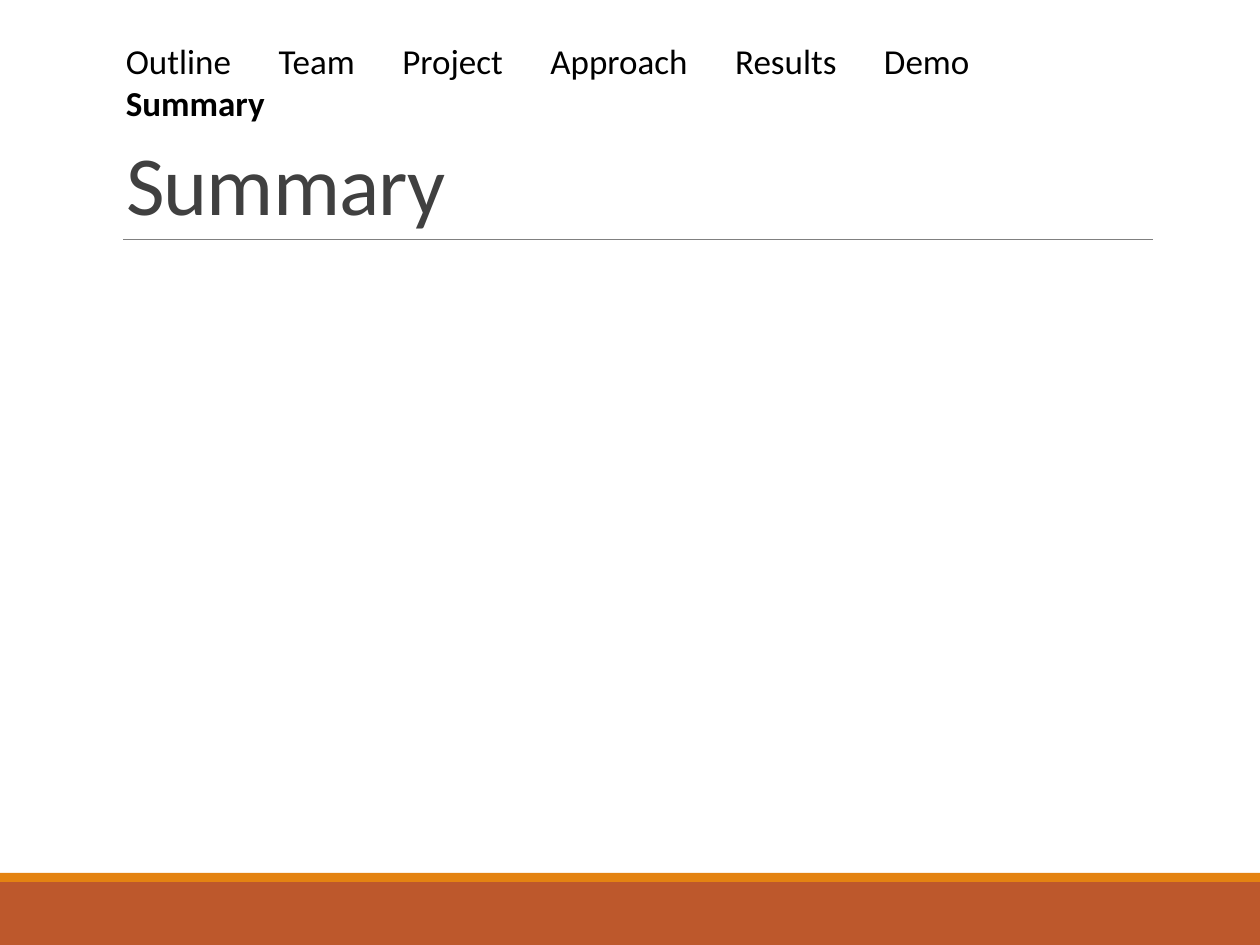
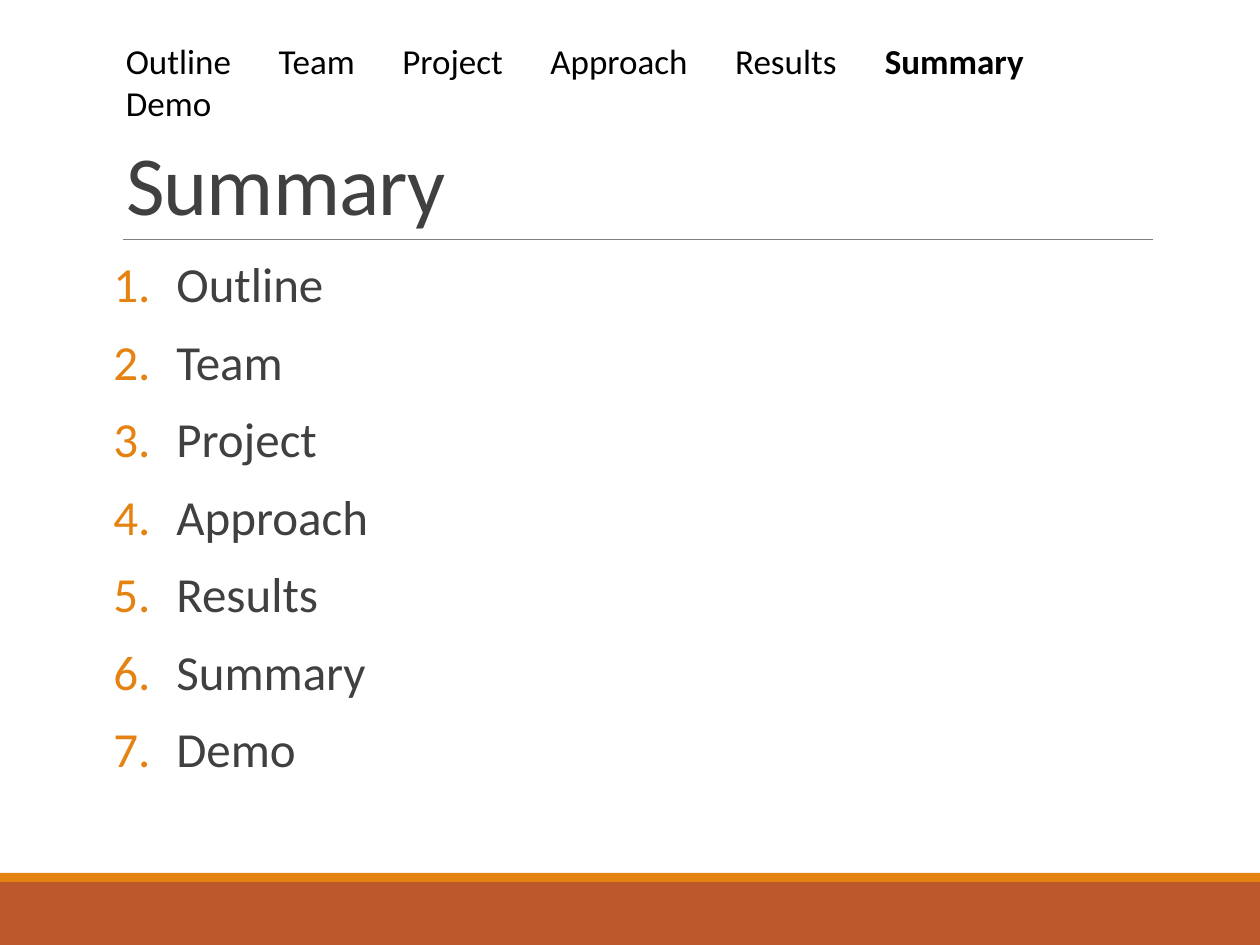
Before and after one commit to justingallagher/explainshell-for-chrome, a slide deck: slide 14 of docs/speaking-3/speaking3.pptx (slide 12 before the commit). Drawn at 1260x945 pixels with LibreOffice and Linux fonts; fonts in the diff are those of the drawing. Boxes give left, top, right and bottom in pixels: in the first picture for what was removed or moved away, otherwise in the second. Text is boxed around its words. In the diff, an @@ line names an element or a change of style, - is before the commit and + after.

```diff
--- a/docs/speaking-3/speaking3.pptx
+++ b/docs/speaking-3/speaking3.pptx
@@ text at (126,49,1024,80): text changed @@
-Outline Team Project Approach Results Demo Summary
+Outline Team Project Approach Results Summary Demo
@@ text added at (176,268,368,768), 28 pt, text #404040 @@
+1. Outline
+2. Team
+3. Project
+4. Approach
+5. Results
+6. Summary
+7. Demo
```
Also in this commit, not shown: 11 other slides changed, 2 slides added, 1 slide removed.
